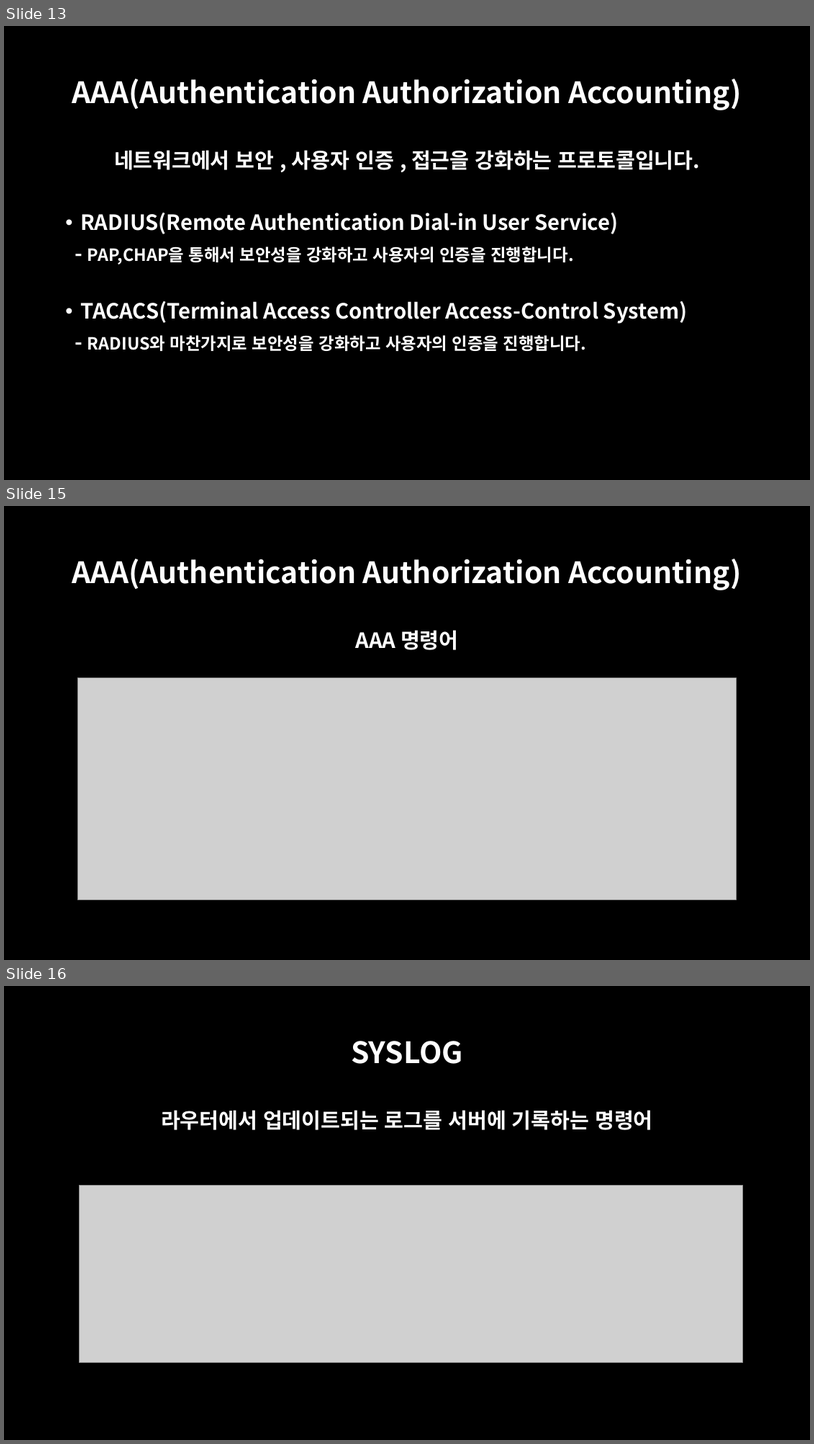
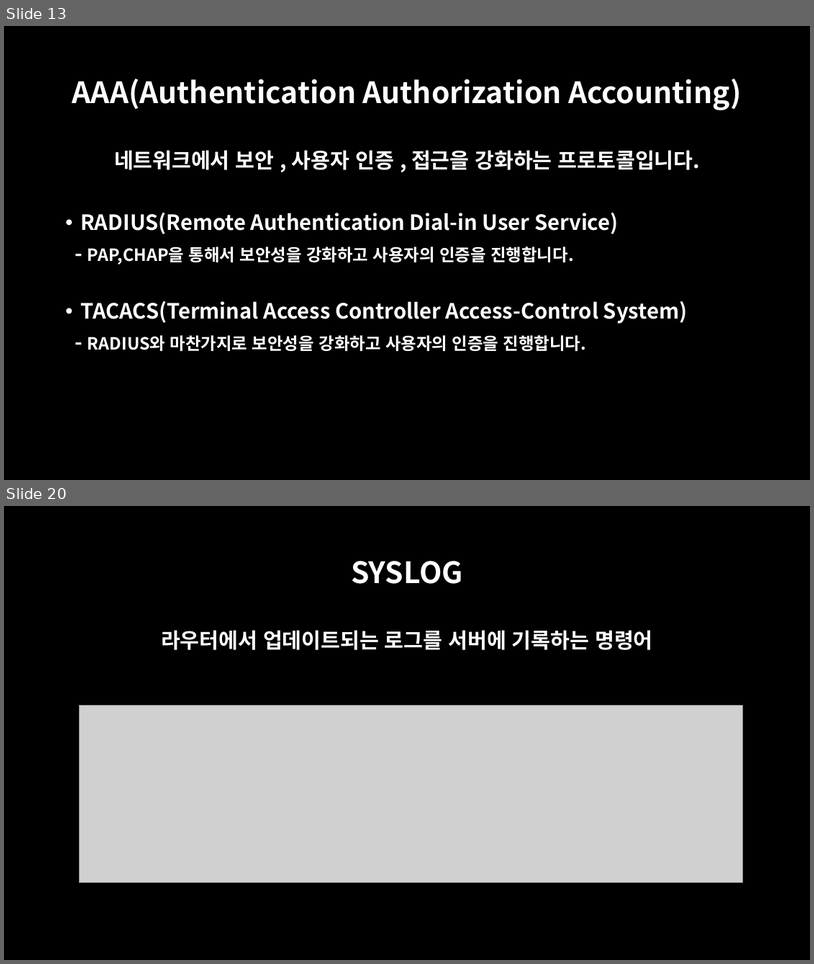
Before and after one commit to oceanwater1234/Network, a slide deck: 7. server/Packet Tracer - Server.pptx. Shown one above the other, each under a label of ours: slides 13, 15 and 16 before the commit, slides 13 and 20 after it; the slides between them are not shown. The pictures are 814x1444 and 814x964 pixels, drawn with LibreOffice and Linux fonts; fonts in the diff are those of the drawing; grey boxes stand for pictures. Boxes give left, top, right and bottom in pixels: in the first picture for what was removed or moved away, otherwise in the second. Text is boxed around its words. In the diff, an @@ line names an element or a change of style, - is before the commit and + after.

```diff
--- a/7. server/Packet Tracer - Server.pptx
+++ b/7. server/Packet Tracer - Server.pptx
@@ slide 15 removed at [4,506,810,960], background #000000 @@
@@ title removed at [72,559,741,590] @@
-AAA(Authentication Authorization Accounting)
@@ text removed at [356,630,458,650] @@
-AAA 명령어
@@ picture removed at [78,677,736,900] @@
@@ what was slide 16 is now slide 20 @@
```
Also in this commit, not shown: 6 slides added, 1 other slide removed, 20 other files.
